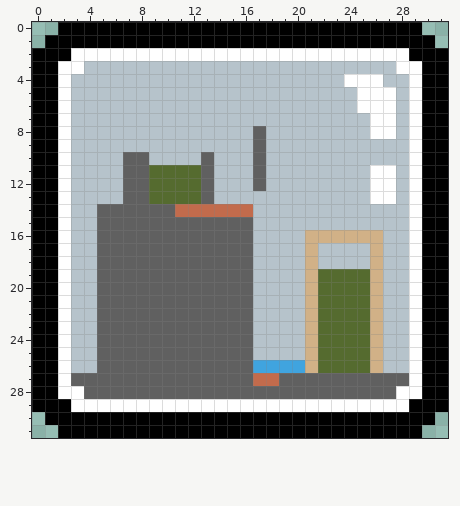
Pixel-art file, stored at assets/levels/minimap/density.aseprite. Above: the version before the commit.
32x32 pixels, 1 frame.
The result:
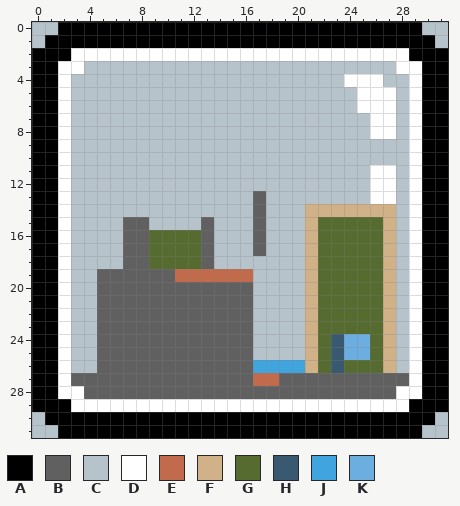
Palette (. is transparent): A #000000  B #606060  C #b6c3cb  D #ffffff  E #c26b4c  F #d1b187  G #556b2f  H #395971  J #40a4df  K #6caedf
Message: tweak minimap for level density Signed-off-by: szdytom <szdytom@qq.com>
Diff:
Colour C becomes colour B in rows 13 to 17 at x 17.
The author put colour C in row 0 at x 0 to 1 and 30 to 31; in row 1 at x 0 and 31; in row 30 at x 0 and 31; in row 31 at x 0 to 1 and 30 to 31.
Colour B becomes colour C in rows 8 to 9 at x 17; in rows 10 to 12 at x 7 to 8, 13 and 17; in row 13 at x 7 to 8 and 13; in row 14 at x 5 to 10; in row 15 at x 5 to 6, 9 to 12 and 14 to 16; in rows 16 to 18 at x 5 to 6 and 14 to 16.
Colour E becomes colour C in row 14 at x 11 to 16.
Colour G becomes colour C in rows 11 to 13 at x 9 to 12.
Colour B becomes colour E in row 19 at x 11 to 16.
Colour C becomes colour F in row 14 at x 21 to 27; in row 15 at x 21 and 27; in rows 16 to 26 at x 27.
Colour B becomes colour G in rows 16 to 18 at x 9 to 12.
Colour C becomes colour G in row 15 at x 22 to 26; in rows 17 to 18 at x 22 to 25.
Colour F becomes colour G in row 16 at x 22 to 26; in rows 17 to 26 at x 26.
Colour G becomes colour H in rows 24 to 26 at x 23.
Colour G becomes colour K in rows 24 to 25 at x 24 to 25.
